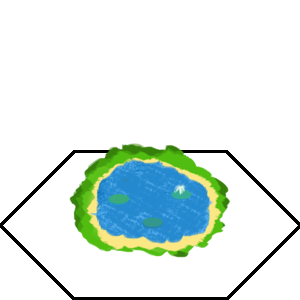
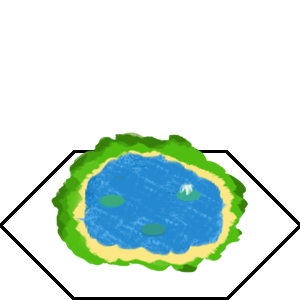
Revision of a layered 300 × 300 image; what changed, layer by layer:
removed layer "Layer 0" over [69, 142, 231, 258]
added layer "Layer 0 copy 3" above "Layer 0 copy 2" over [51, 132, 249, 273]
added layer "Layer 0 copy 2" above "Layer 0 copy" over [51, 132, 249, 273]
